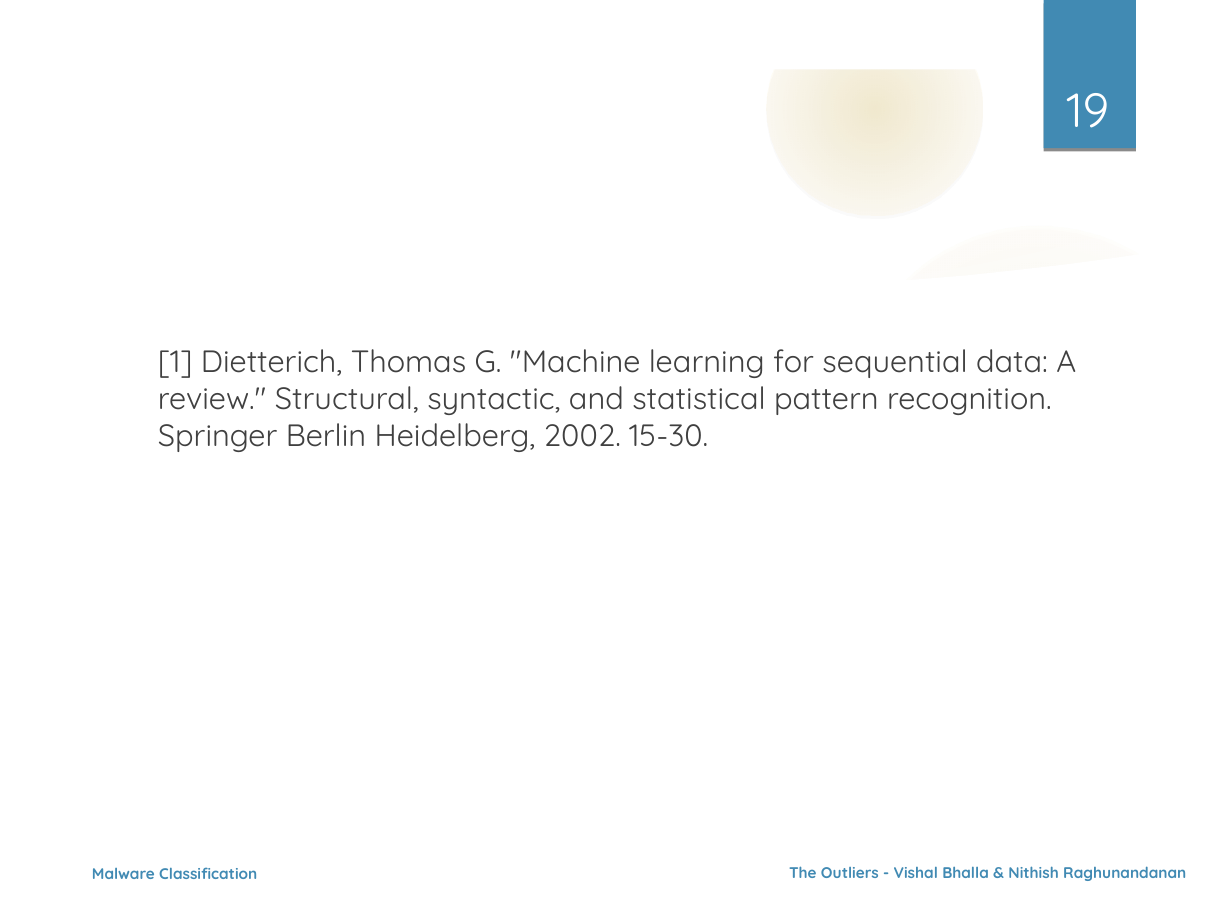
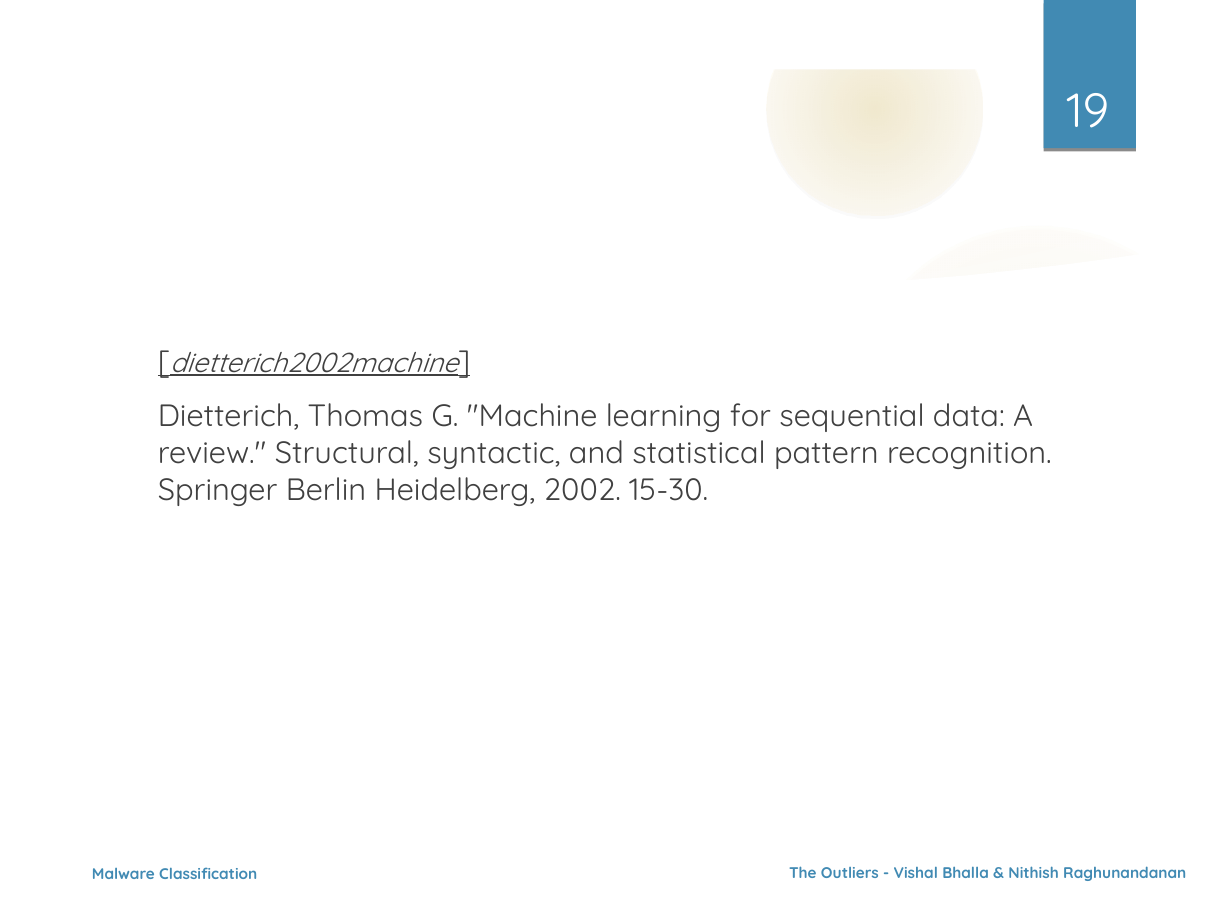
Before and after one commit to nehgu/Anomaly-Detection, a slide deck: slide 19 of Challenges/Malware_Classification_On_Behavioral_Data_Challenge_5/Ppt_Malware_Classification_Challenge_5.odp. Drawn at 1232x924 pixels with LibreOffice and Linux fonts; fonts in the diff are those of the drawing; background and template pictures are left out. Boxes give left, top, right and bottom in pixels: in the first picture for what was removed or moved away, otherwise in the second. Text is boxed around its words. In the diff, an @@ line names an element or a change of style, - is before the commit and + after.

```diff
--- a/Challenges/Malware_Classification_On_Behavioral_Data_Challenge_5/Ppt_Malware_Classification_Challenge_5.odp
+++ b/Challenges/Malware_Classification_On_Behavioral_Data_Challenge_5/Ppt_Malware_Classification_Challenge_5.odp
@@ text at bbox=[158, 352, 1052, 506]: text changed @@
-[1] Dietterich, Thomas G. "Machine learning for sequential data: A review." Structural, syntactic, and statistical pattern recognition. Springer Berlin Heidelberg, 2002. 15-30.
+[dietterich2002machine]
+Dietterich, Thomas G. "Machine learning for sequential data: A review." Structural, syntactic, and statistical pattern recognition. Springer Berlin Heidelberg, 2002. 15-30.
```
Also in this commit, not shown: 4 other slides changed, 1 other file.
